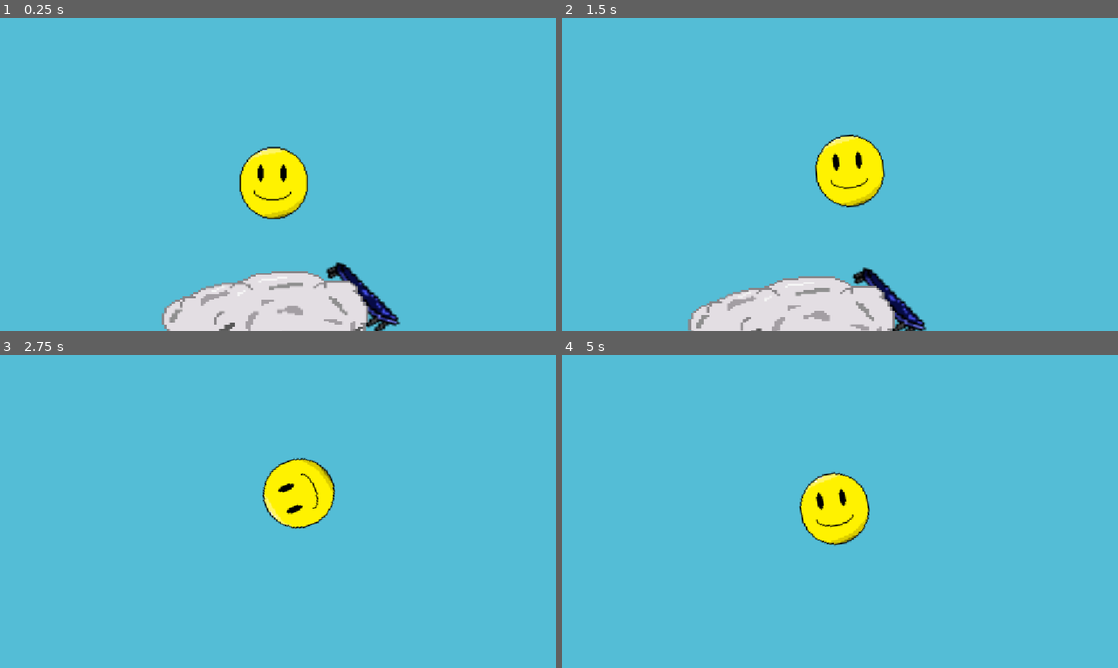
Above: before the commit, frames 1-4 (two rows, left to right).
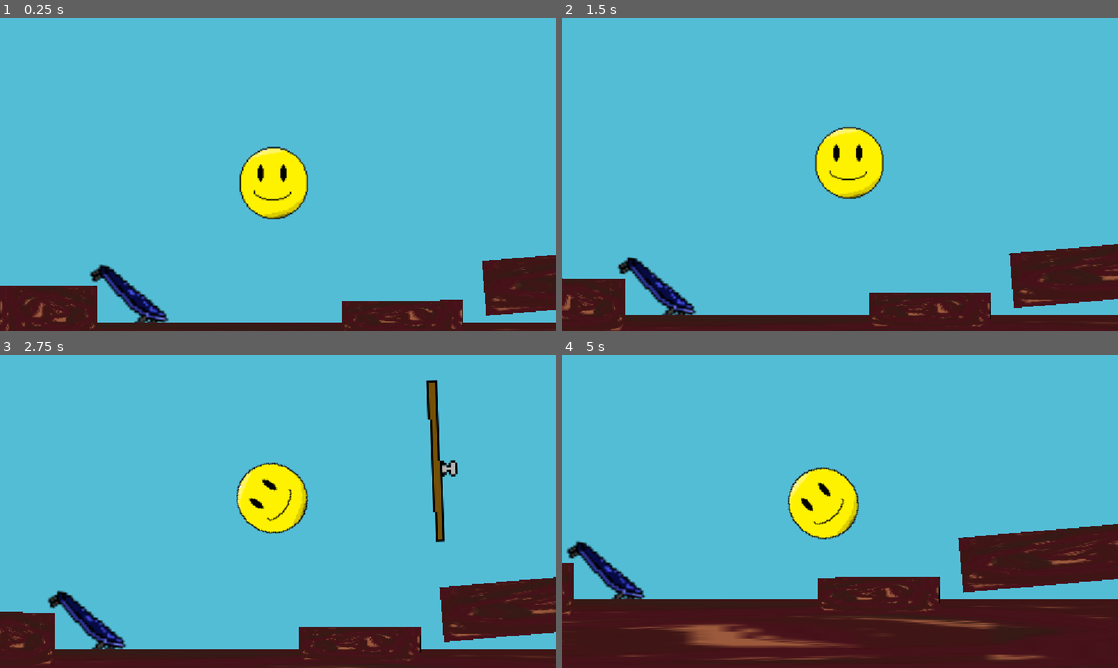
Above: after the commit, the same moments.

Repository: cyan-teal/hole-bounce
Game: Godot game, scene res://scenes/level_1.tscn
Two runs of this game, one before a commit and one after it. Both use one fixed random seed, a clock stepped at 60 frames per second and the inputs below. Before the commit the project starts from res://scenes/level_3.tscn. The engine's default icon, where the game draws it, is replaced by a stand-in: a white triangle on a blue panel in a dark square.
Inputs:
- Up to frame 1 (0.25 s): no input
- Up to frame 2 (1.5 s): hold Right (go_right) 0.53-1.28 s; hold Space (pass) 0.53-1.28 s; hold Left (go_left) from 1.28 s (still down); tap Space (pass) at 1.35 s
- Up to frame 3 (2.75 s): release Left (go_left) at 2.03 s; hold Right (go_right) from 2.03 s (still down); hold Space (pass) from 2.03 s (still down)
- Up to frame 4 (5 s): release Space (pass) at 2.78 s; tap Space (pass) at 2.85, 4.35 s; release Right (go_right) at 3.53 s; hold Space (pass) 3.53-4.28 s; hold Left (go_left) from 3.53 s (still down)

The runs differ from the first frame. In frame 1, 14% of the frame differs, in the area x 0-100%, y 75-100%; in frame 2, 17%; in frame 3, 17%; in frame 4, 31%, in the area x 0-100%, y 35-100%.

Commit message:
doors

Diff:
--- a/hole-bounce/project.godot
+++ b/hole-bounce/project.godot
@@ -11,7 +11,7 @@
 [application]
 
 config/name="Hole Bounce"
-run/main_scene="uid://c5ho4ahw1mb23"
+run/main_scene="uid://cvompijt5hlt0"
 config/features=PackedStringArray("4.7", "GL Compatibility")
 config/icon="uid://cpsm7tj76dhok"
 <<<<<<<HEADrun/main_scene="uid://cvompijt5hlt0"
--- a/hole-bounce/scenes/hole.tscn
+++ b/hole-bounce/scenes/hole.tscn
@@ -1,16 +1,18 @@
 [gd_scene format=3 uid="uid://dc3ifb2nhulun"]
 
 [ext_resource type="Script" uid="uid://ci4fqr744h4gg" path="res://scripts/hole.gd" id="1_iyxdx"]
-[ext_resource type="Texture2D" uid="uid://dsnqea3gxy4cj" path="res://resources/icon.svg" id="2_a2ebe"]
+[ext_resource type="Texture2D" uid="uid://bel144eq4kkqo" path="res://pixil-frame-0 (7).png" id="2_iyxdx"]
 
 [sub_resource type="RectangleShape2D" id="RectangleShape2D_spnof"]
+size = Vector2(34.500004, 3.4999998)
 
 [node name="Hole" type="StaticBody2D" unique_id=682024800]
 script = ExtResource("1_iyxdx")
 
 [node name="Sprite2D" type="Sprite2D" parent="." unique_id=919974469]
-texture = ExtResource("2_a2ebe")
+texture = ExtResource("2_iyxdx")
 
 [node name="CollisionShape2D" type="CollisionShape2D" parent="." unique_id=1066850592]
+position = Vector2(2.5000057, 31.499998)
 scale = Vector2(6, 6)
 shape = SubResource("RectangleShape2D_spnof")
--- /dev/null
+++ b/hole-bounce/scenes/hole_test.gd
@@ -0,0 +1,20 @@
+extends StaticBody2D
+
+@export var inverted: bool = false
+
+var collisionShape: CollisionShape2D
+var sprite: Sprite2D
+
+
+func _ready() -> void:
+	collisionShape = $CollisionShape2D
+	sprite = $Sprite2D
+
+
+func _process(_delta: float) -> void:
+	if Input.is_action_pressed("pass"):
+		collisionShape.disabled =  inverted
+		sprite.visible = not inverted
+	else:
+		collisionShape.disabled = inverted
+		sprite.visible = inverted
--- a/hole-bounce/scenes/level_1.tscn
+++ b/hole-bounce/scenes/level_1.tscn
@@ -8,6 +8,7 @@
 [ext_resource type="PackedScene" uid="uid://bg8re1clvsn4u" path="res://scenes/level_end.tscn" id="5_fcfvj"]
 [ext_resource type="PackedScene" uid="uid://dc3ifb2nhulun" path="res://scenes/hole.tscn" id="6_pa8r4"]
 [ext_resource type="Script" uid="uid://8gcpcatsaosh" path="res://scenes/hole_un.gd" id="7_pa8r4"]
+[ext_resource type="Script" uid="uid://dwjbd5k3dtfp7" path="res://scenes/hole_test.gd" id="9_e3sih"]
 
 [sub_resource type="PhysicsMaterial" id="PhysicsMaterial_g2els"]
 bounce = 0.6
@@ -169,27 +170,33 @@
 position = Vector2(-458, -3144)
 
 [node name="Hole" parent="." unique_id=682024800 instance=ExtResource("6_pa8r4")]
-position = Vector2(209.99998, -816.99994)
-rotation = 0.494495
+position = Vector2(293, -772)
+rotation = 2.0800436
 scale = Vector2(1, 1.7124414)
 
 [node name="Hole2" parent="." unique_id=1271138343 instance=ExtResource("6_pa8r4")]
-position = Vector2(-1070.9999, -1808)
-rotation = 0.494495
-scale = Vector2(1, 1.7124414)
+position = Vector2(-1134, -1812)
+rotation = -1.860235
+scale = Vector2(1.2805238, 1.7885405)
 
 [node name="Hole3" parent="." unique_id=1824726720 instance=ExtResource("6_pa8r4")]
-position = Vector2(758.99994, -2273.0002)
-rotation = 1.2555057
-scale = Vector2(0.7039779, 3.3507178)
+position = Vector2(685.00006, -2231)
+rotation = -0.5032686
+scale = Vector2(1.4711176, -1.0958545)
 
 [node name="Hole5" parent="." unique_id=688048525 instance=ExtResource("6_pa8r4")]
-position = Vector2(-467.99997, -3036)
-rotation = 1.5606692
-scale = Vector2(0.7039779, 3.3507178)
+position = Vector2(-465, -3031)
+rotation = 3.2513561
+scale = Vector2(1.3218676, 1.1091734)
 
 [node name="Hole4" parent="." unique_id=759850957 instance=ExtResource("6_pa8r4")]
-position = Vector2(576, -2475)
-rotation = 0.7606735
-scale = Vector2(0.7039779, 3.3507178)
+position = Vector2(546, -2458)
+rotation = 1.5374935
+scale = Vector2(1.5899712, 1.4816927)
 script = ExtResource("7_pa8r4")
+
+[node name="Hole6" parent="." unique_id=1066227978 instance=ExtResource("6_pa8r4")]
+position = Vector2(556, -241)
+rotation = 1.5374935
+scale = Vector2(1.5899712, 1.4816927)
+script = ExtResource("9_e3sih")
--- a/hole-bounce/scenes/level_2.tscn
+++ b/hole-bounce/scenes/level_2.tscn
@@ -32,7 +32,7 @@
 
 [node name="LaunchPad5" parent="." unique_id=1921963 instance=ExtResource("2_b4j7a")]
 position = Vector2(6375.9995, 9178.001)
-rotation = -1.5653791
+rotation = -1.5656724
 scale = Vector2(1.6454968, 0.9052839)
 script = ExtResource("4_wo48x")
 
@@ -133,14 +133,14 @@
 scale = Vector2(12.7792425, 4.059828)
 
 [node name="Hole" parent="." unique_id=682024800 instance=ExtResource("7_y0kc7")]
-position = Vector2(4808, 582)
-rotation = 0.87985456
-scale = Vector2(1.4177576, 4.3063307)
+position = Vector2(4721.9995, 585.0001)
+rotation = -0.74659586
+scale = Vector2(2.1868873, -2.2440422)
 
 [node name="Hole2" parent="." unique_id=505690725 instance=ExtResource("7_y0kc7")]
-position = Vector2(4329.0005, 167.99997)
-rotation = -0.08598262
-scale = Vector2(1.4177576, 4.3063307)
+position = Vector2(4381, 216.99979)
+rotation = 1.5377283
+scale = Vector2(-2.9930844, 2.5239174)
 
 [node name="LevelEnd" parent="." unique_id=1912925523 instance=ExtResource("8_ne2mo")]
 position = Vector2(4910, -1520)
--- a/hole-bounce/scenes/level_3.tscn
+++ b/hole-bounce/scenes/level_3.tscn
@@ -4,6 +4,7 @@
 [ext_resource type="PackedScene" uid="uid://bixobljkd83tk" path="res://scenes/launch_pad.tscn" id="2_1pn4d"]
 [ext_resource type="Script" uid="uid://dfs47tdn7w3cg" path="res://scenes/launch_pad 1.gd" id="3_1pn4d"]
 [ext_resource type="PackedScene" uid="uid://c8xtnnl8ank2m" path="res://cloud.tscn" id="3_uwxec"]
+[ext_resource type="PackedScene" uid="uid://dc3ifb2nhulun" path="res://scenes/hole.tscn" id="5_ah8om"]
 
 [node name="Level2" type="Node2D" unique_id=2075713534]
 
@@ -40,3 +41,8 @@
 [node name="cloud4" parent="." unique_id=277414955 instance=ExtResource("3_uwxec")]
 position = Vector2(2124, 326)
 scale = Vector2(1.807515, 1.3317047)
+
+[node name="Hole" parent="." unique_id=682024800 instance=ExtResource("5_ah8om")]
+position = Vector2(2898, 298.00003)
+rotation = -0.0012823697
+scale = Vector2(-3.0456426, 1.5906118)
Binary file added: hole-bounce/pixil-frame-0 (7).png
Not shown, added: hole-bounce/pixil-frame-0 (7).png.import
Not shown, added: hole-bounce/scenes/hole_test.gd.uid
